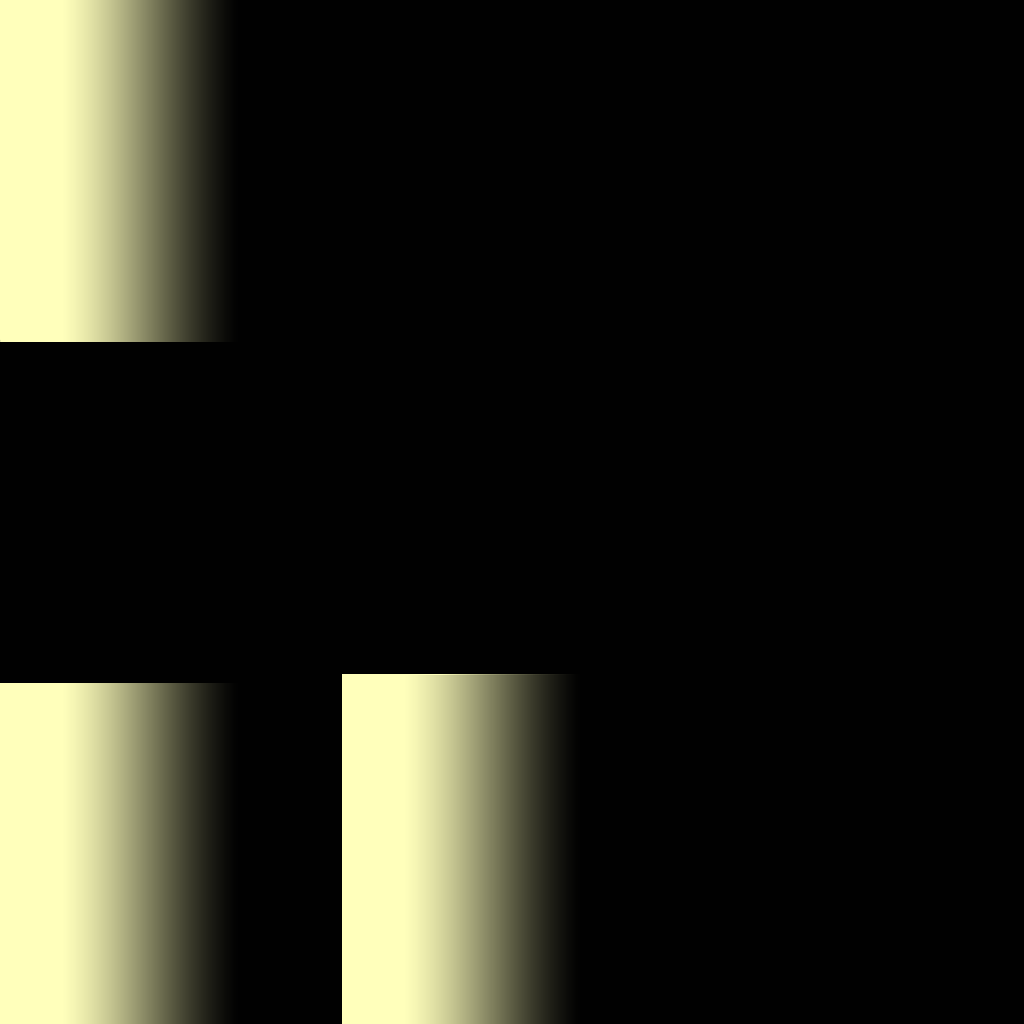
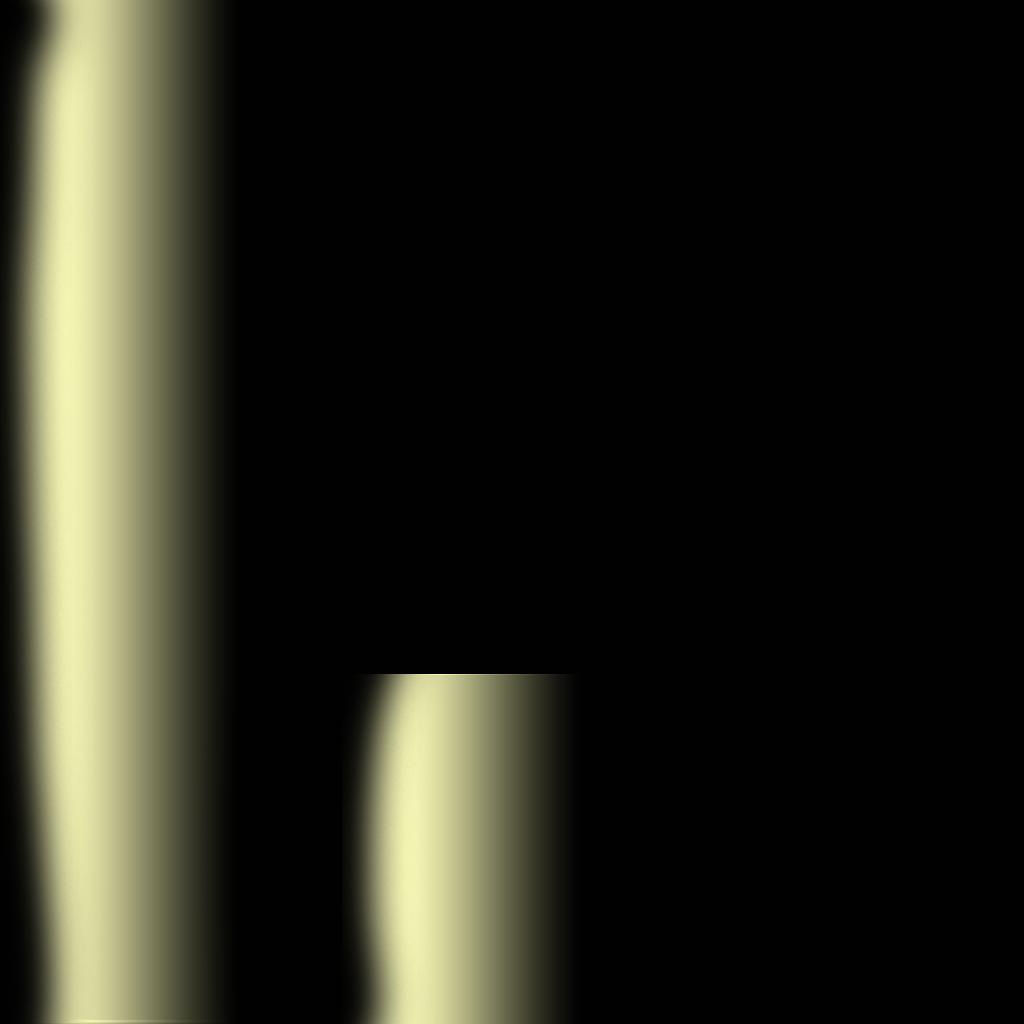
Layered file, before and after one edit (1024 × 1024). Changes by layer:
painted on "Layer 5 copy 3" over (x1=0, y1=0, x2=445, y2=1024)
